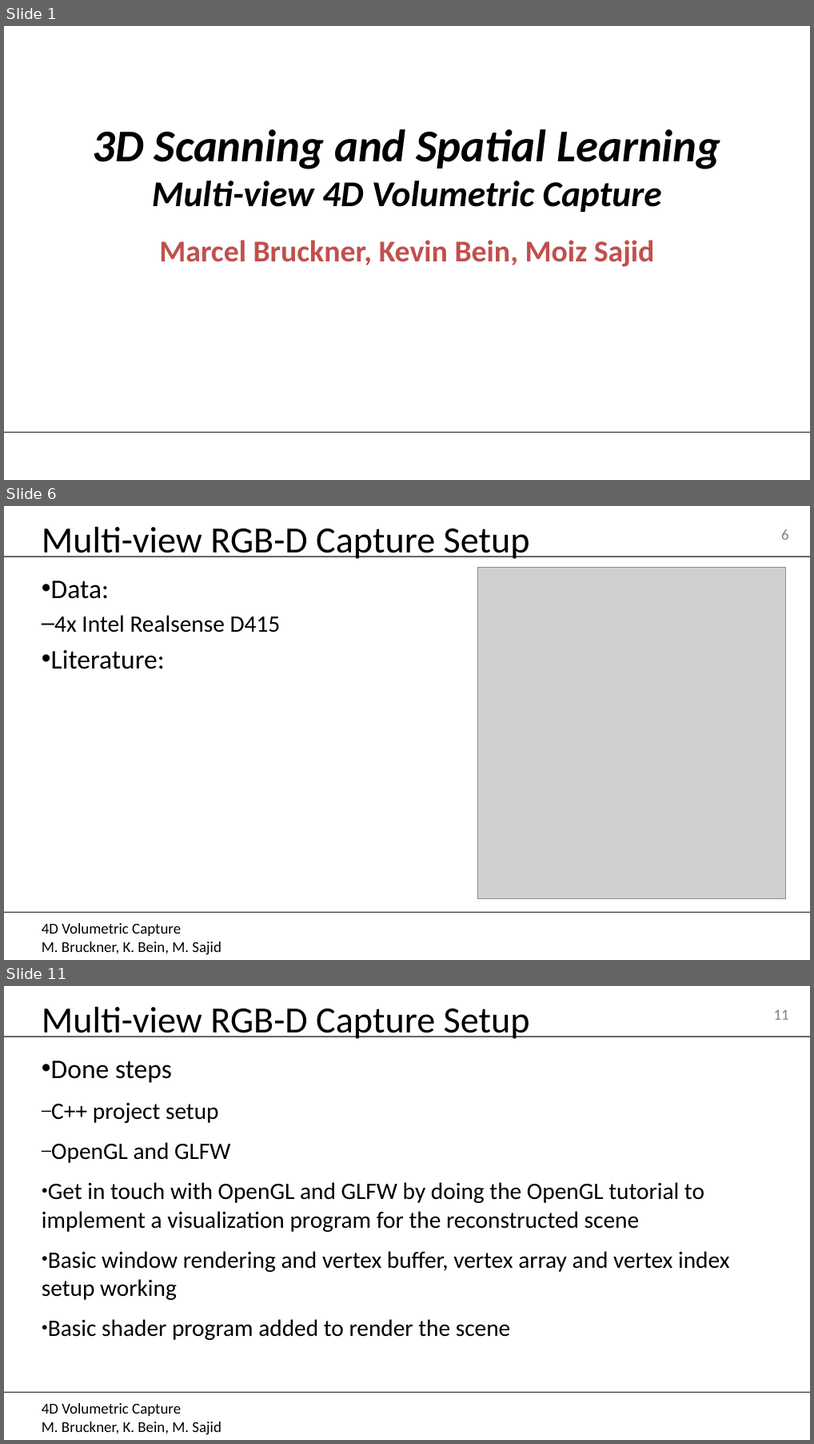
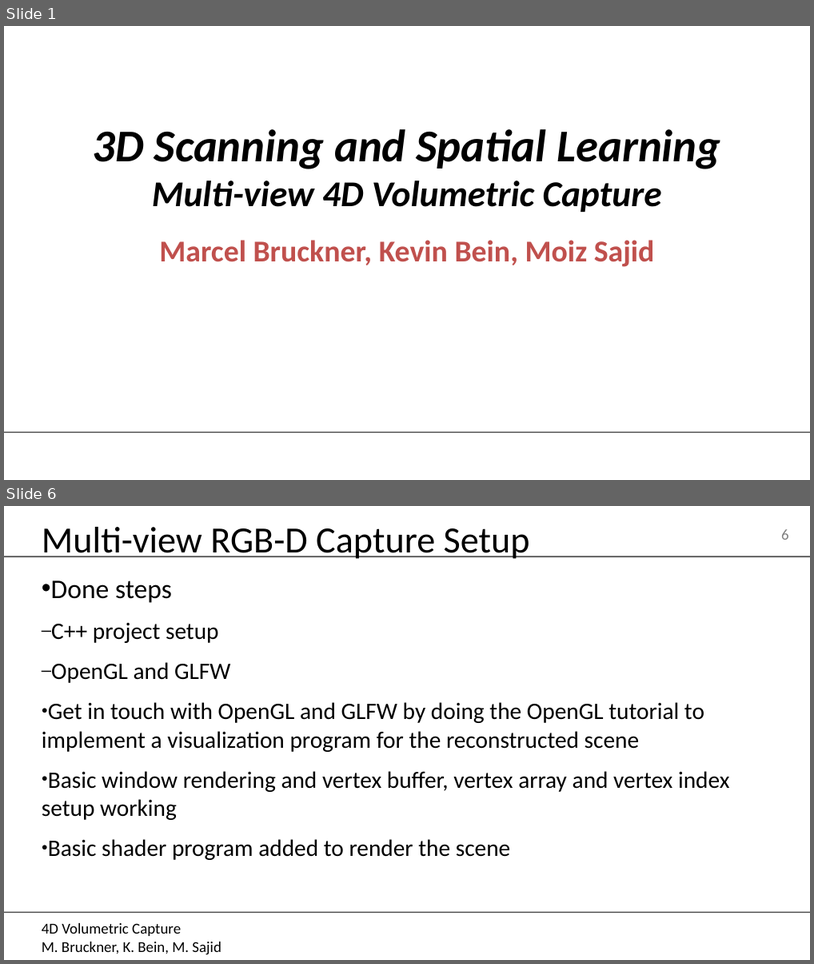
Before and after one commit to MarcelBruckner-TUMProjects/Volumetric-Fusion, a slide deck: Presentations/24.10.2019.pptx. Shown one above the other, each under a label of ours: slides 1, 6 and 11 before the commit, slides 1 and 6 after it; the slides between them are not shown. The pictures are 814x1444 and 814x964 pixels, drawn with LibreOffice and Linux fonts; fonts in the diff are those of the drawing; grey boxes stand for pictures; background and template pictures are left out. Boxes give left, top, right and bottom in pixels: in the first picture for what was removed or moved away, otherwise in the second. Text is boxed around its words. In the diff, an @@ line names an element or a change of style, - is before the commit and + after.

```diff
--- a/Presentations/24.10.2019.pptx
+++ b/Presentations/24.10.2019.pptx
@@ slide 6 removed at box(4, 506, 810, 960), background picture (left out); not listed: 4 template elements that a slide beside it also shows @@
@@ title removed at box(42, 527, 530, 559) @@
-Multi-view RGB-D Capture Setup
@@ picture removed at box(478, 567, 786, 900) @@
@@ text removed at box(51, 580, 281, 669) @@
-• Data:
-  – 4x Intel Realsense D415
-• Literature:
@@ what was slide 11 is now slide 6 @@
@@ page number at box(782, 529, 790, 540): text changed @@
-11
+6
```
Also in this commit, not shown: 2 slides changed, 3 slides added, 7 other slides removed.
